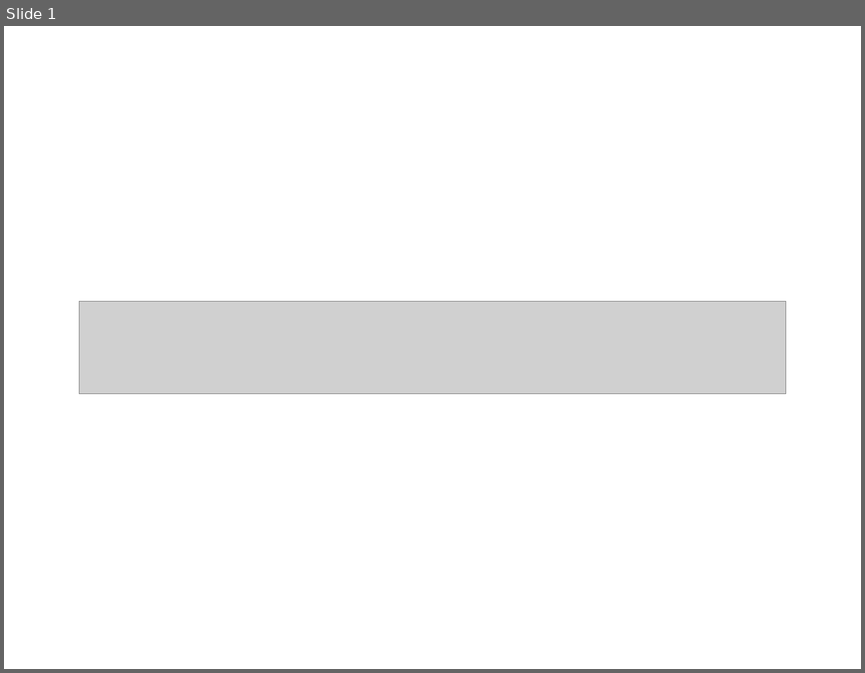
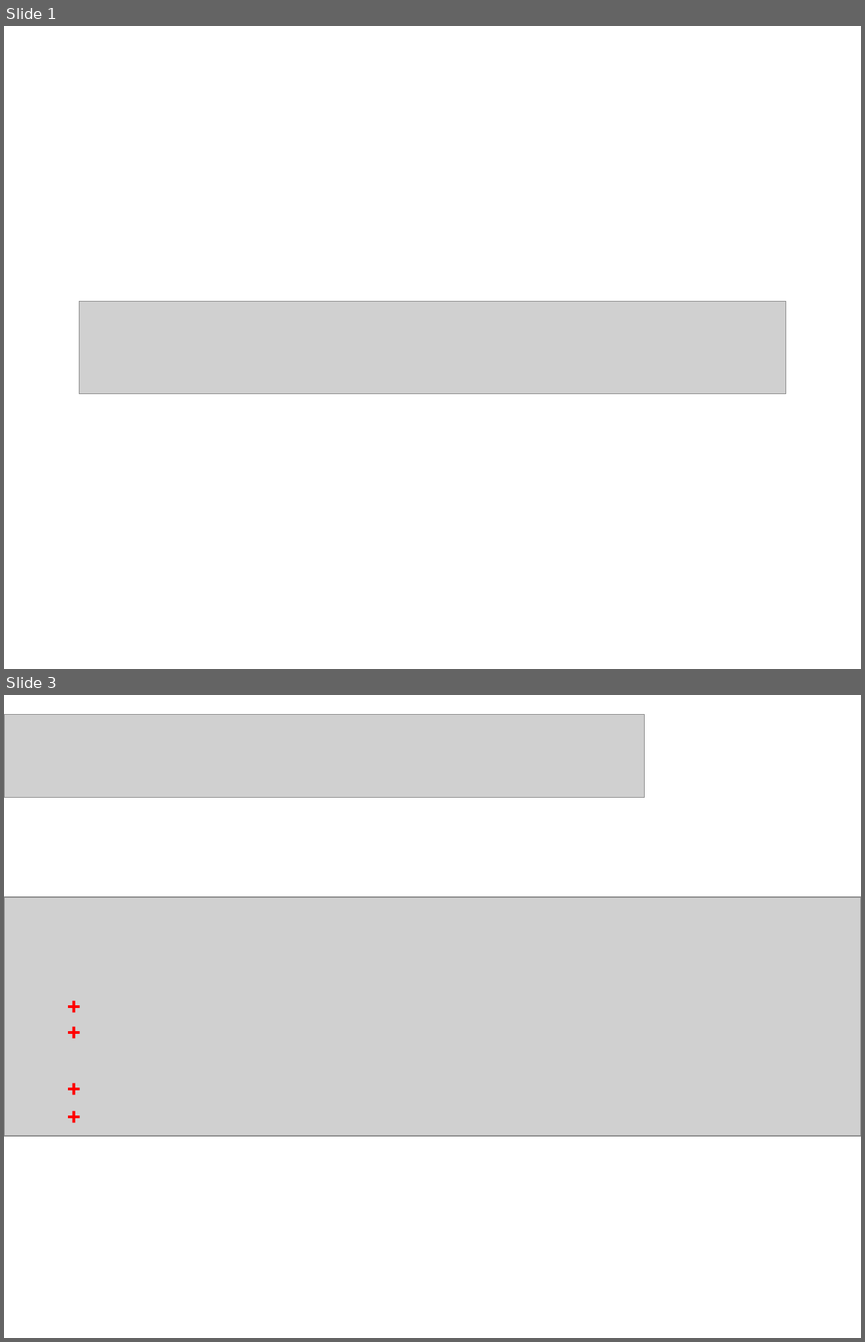
Before and after one commit to dkuzminov/polnikova, a slide deck: 1 класс/09. Предложение. Текст.ppt. Shown one above the other, each under a label of ours: slide 1 before the commit, slides 1 and 3 after it; the slides between them are not shown. The pictures are 865x673 and 865x1342 pixels, drawn with LibreOffice and Linux fonts; fonts in the diff are those of the drawing; grey boxes stand for pictures. Boxes give left, top, right and bottom in pixels: in the first picture for what was removed or moved away, otherwise in the second. Text is boxed around its words. In the diff, an @@ line names an element or a change of style, - is before the commit and + after.

```diff
--- a/1 класс/09. Предложение. Текст.ppt
+++ b/1 класс/09. Предложение. Текст.ppt
@@ slide 3 added at box(4, 695, 861, 1338), background #FFFFFF @@
@@ picture added at box(4, 715, 644, 798) @@
@@ picture added at box(4, 897, 861, 1136) @@
@@ text added at box(57, 982, 97, 1025), 24 pt, text #FF0000, bold @@
++
@@ text added at box(57, 1008, 97, 1051), 24 pt, text #FF0000, bold @@
++
@@ text added at box(57, 1064, 97, 1107), 24 pt, text #FF0000, bold @@
++
@@ text added at box(57, 1093, 97, 1136), 24 pt, text #FF0000, bold @@
++
```
Also in this commit, not shown: 1 slide changed, 5 other slides added, 6 slides removed, 22 other files.
